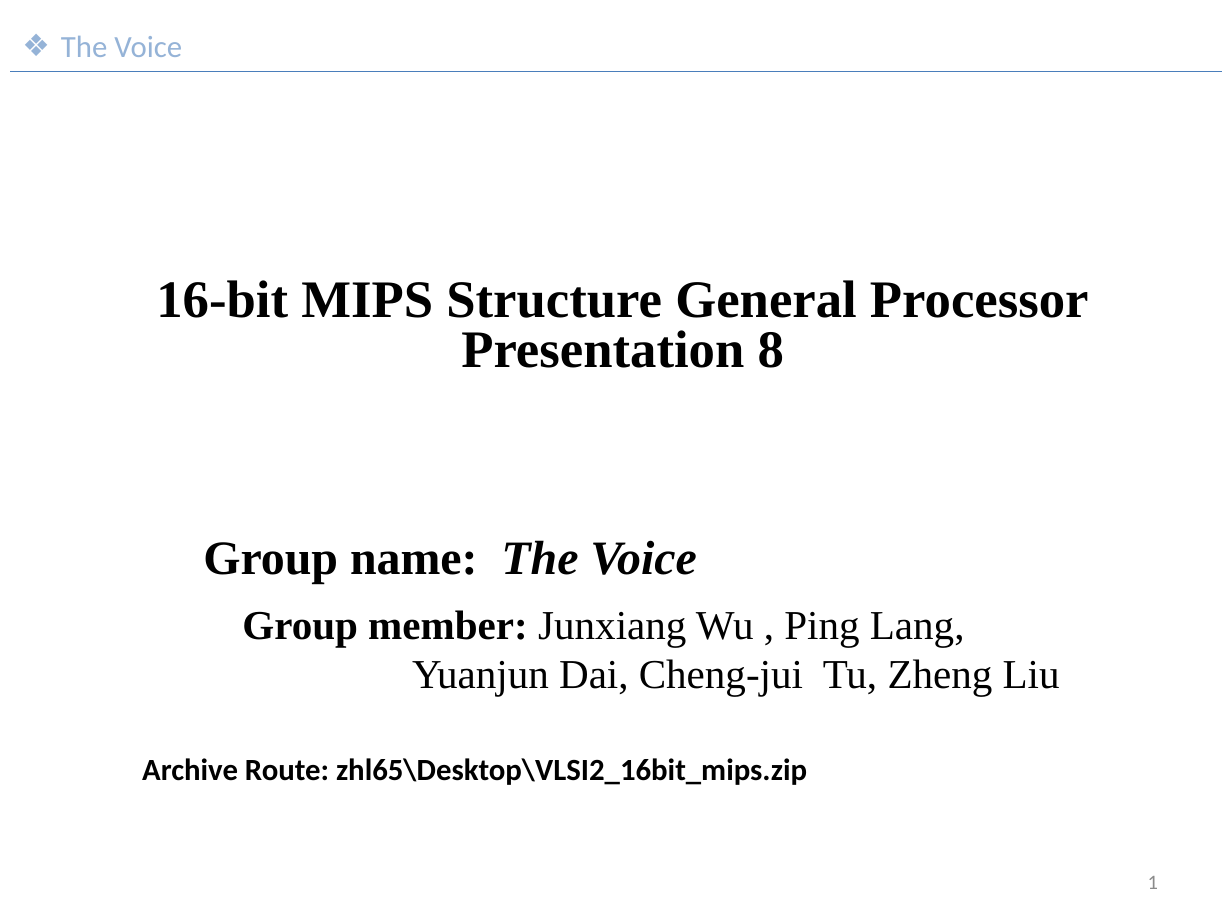
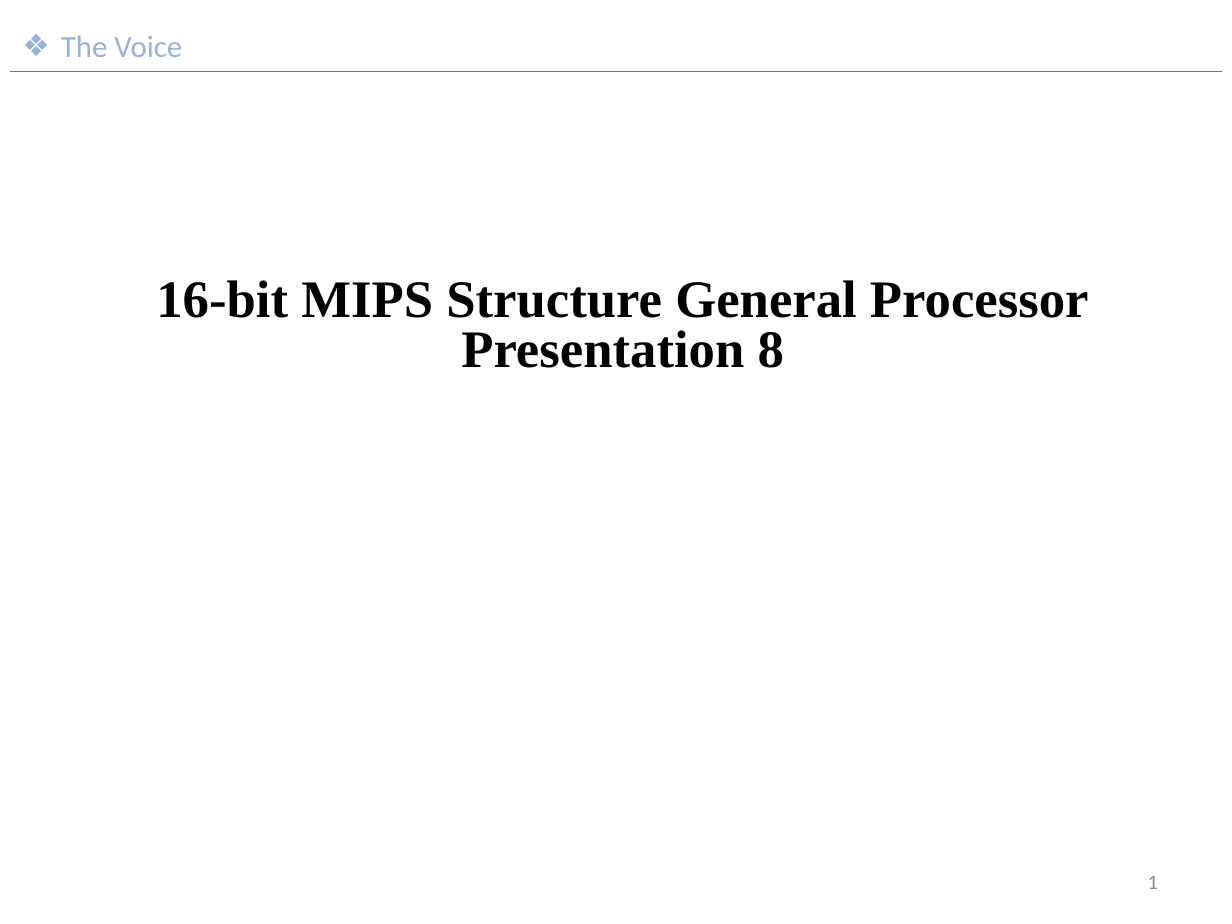
Before and after one commit to Johnny-dai-git/16-bit-MIPS-Like-Pipelined-CPU-Design-and-Implementation, a slide deck: slide 1 of The Voice PPT7-p.pptx. Drawn at 1232x924 pixels with LibreOffice and Linux fonts; fonts in the diff are those of the drawing; background and template pictures are left out. Boxes give left, top, right and bottom in pixels: in the first picture for what was removed or moved away, otherwise in the second. Text is boxed around its words. In the diff, an @@ line names an element or a change of style, - is before the commit and + after.

```diff
--- a/The Voice PPT7-p.pptx
+++ b/The Voice PPT7-p.pptx
@@ text removed at [203,540,696,584] @@
-Group name: The Voice
@@ text removed at [242,610,1060,696] @@
-Group member: Junxiang Wu , Ping Lang,
-Yuanjun Dai, Cheng-jui Tu, Zheng Liu
@@ text removed at [142,758,807,785] @@
-Archive Route: zhl65\Desktop\VLSI2_16bit_mips.zip
```
